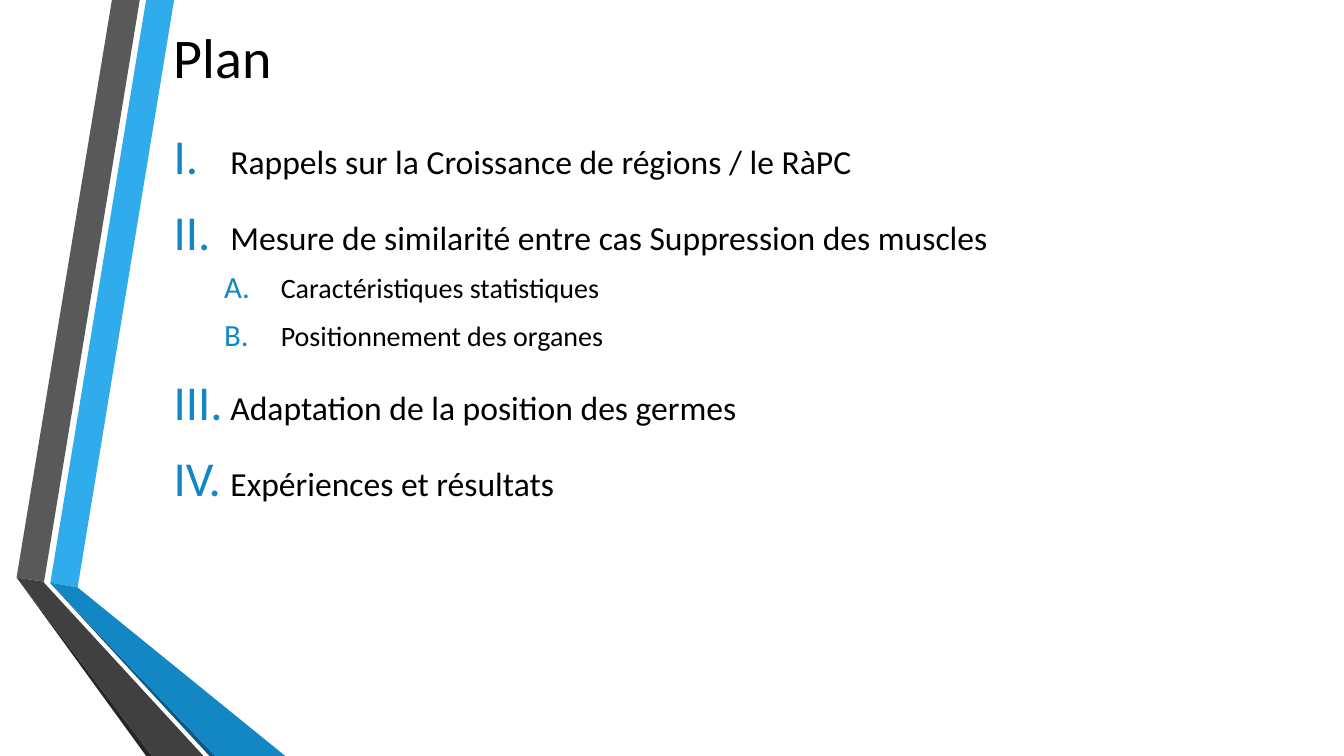
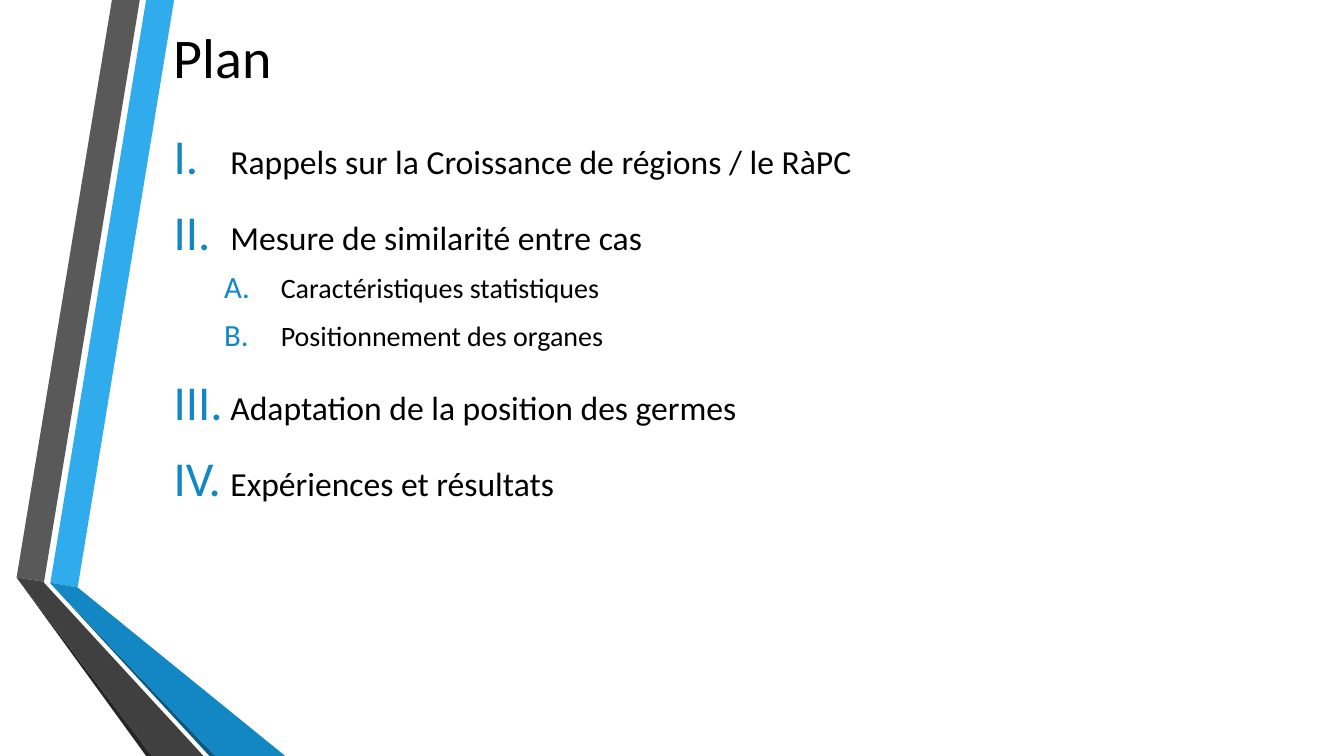
Before and after one commit to byZipo/Dossiers-Stage, a slide deck: slide 2 of Travail_realise/Presentations/PresentationSAIAD_5Juillet.pptx. Drawn at 1344x756 pixels with LibreOffice and Linux fonts; fonts in the diff are those of the drawing; background and template pictures are left out. Boxes give left, top, right and bottom in pixels: in the first picture for what was removed or moved away, otherwise in the second. Text is boxed around its words. In the diff, an @@ line names an element or a change of style, - is before the commit and + after.

```diff
--- a/Travail_realise/Presentations/PresentationSAIAD_5Juillet.pptx
+++ b/Travail_realise/Presentations/PresentationSAIAD_5Juillet.pptx
@@ text at <box>230,226,642,251</box>: text changed @@
-II. Mesure de similarité entre cas Suppression des muscles
+II. Mesure de similarité entre cas
```
Also in this commit, not shown: 1 other slide changed, 1 slide added, 1 other file.
